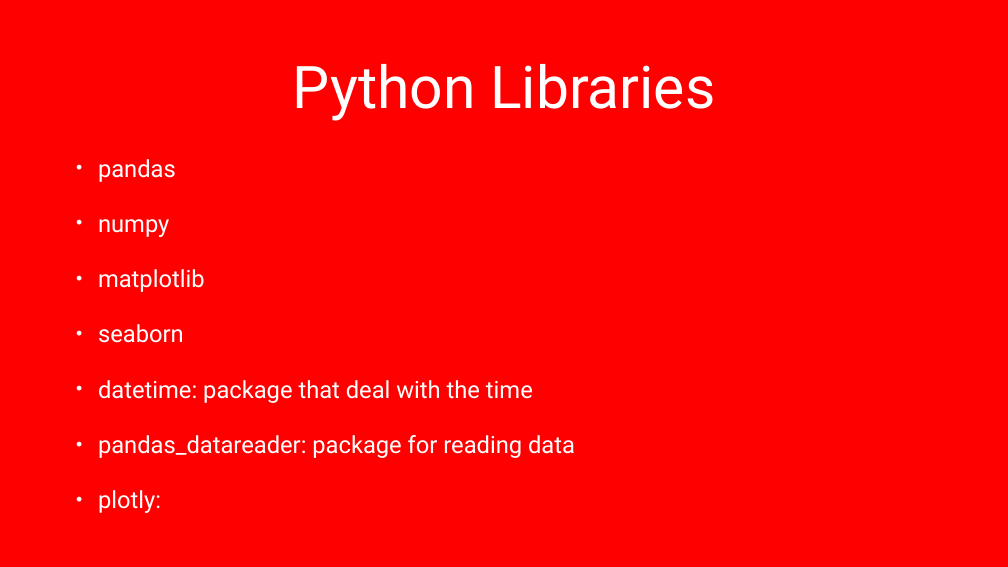
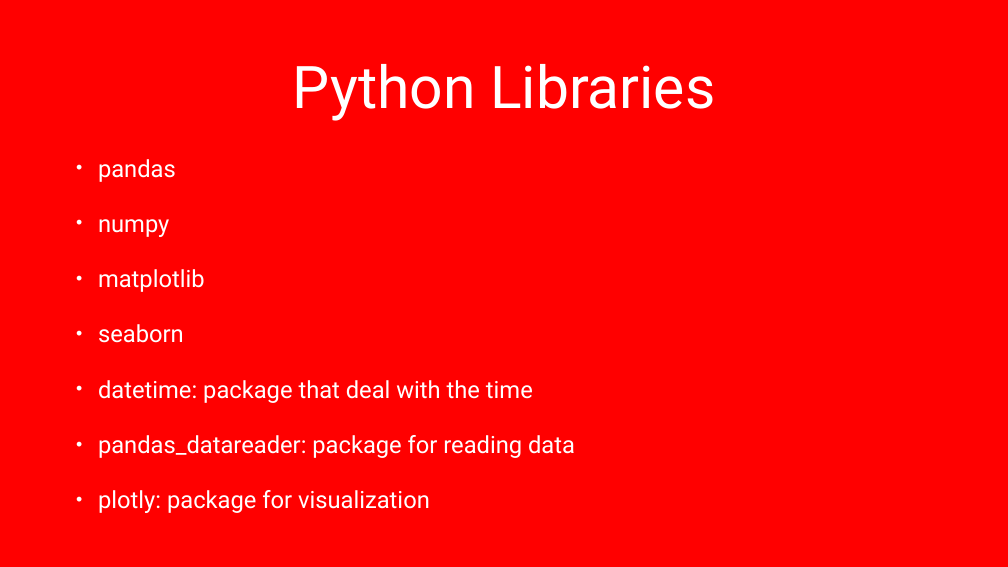
Before and after one commit to Ko2259/StockPrice, a slide deck: slide 4 of docs/Technology Review.pptx. Drawn at 1008x567 pixels with LibreOffice and Linux fonts; fonts in the diff are those of the drawing; background and template pictures are left out. Boxes give left, top, right and bottom in pixels: in the first picture for what was removed or moved away, otherwise in the second. Text is boxed around its words. In the diff, an @@ line names an element or a change of style, - is before the commit and + after.

```diff
--- a/docs/Technology Review.pptx
+++ b/docs/Technology Review.pptx
@@ text at <box>98,490,430,513</box>: text changed @@
-• plotly:
+• plotly: package for visualization
```
Also in this commit, not shown: 2 slides added, 4 other files.
